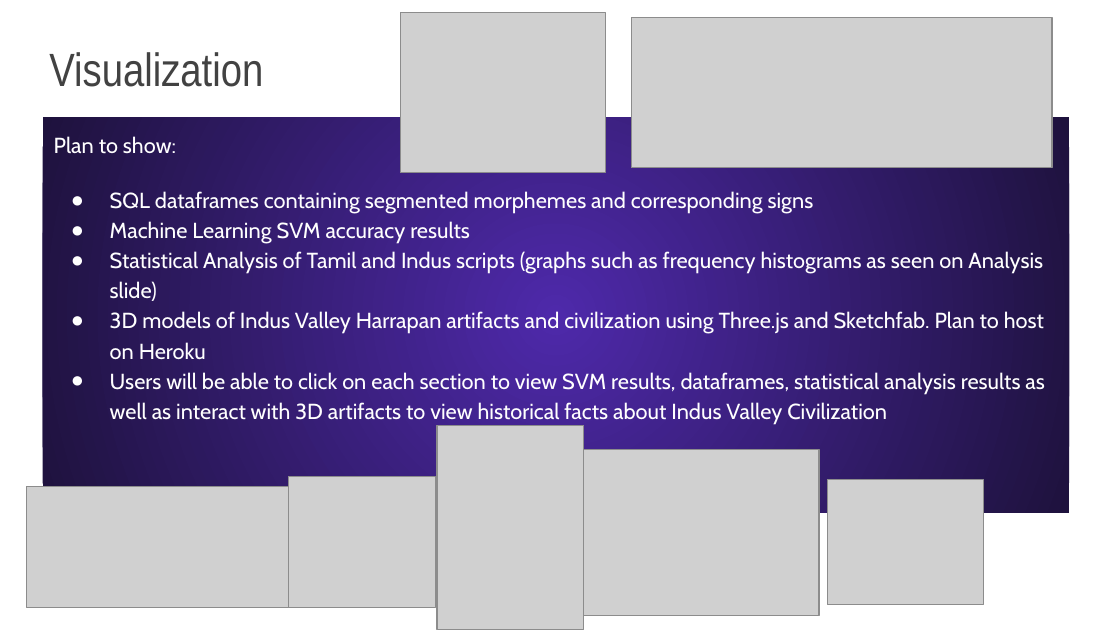
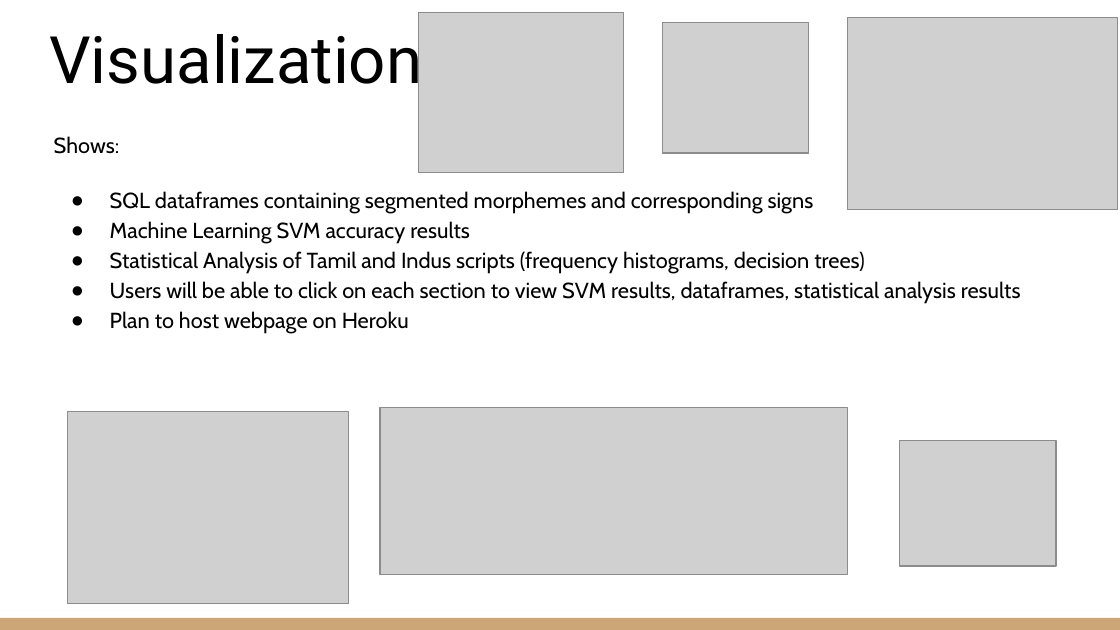
Before and after one commit to Kee2u/Deciphering_the_Indus_Valley_Script, a slide deck: slide 12 of Indus Valley Girls.pptx (slide 8 before the commit). Drawn at 1120x630 pixels with LibreOffice and Linux fonts; fonts in the diff are those of the drawing; grey boxes stand for pictures; background and template pictures are left out. Boxes give left, top, right and bottom in pixels: in the first picture for what was removed or moved away, otherwise in the second. Text is boxed around its words. In the diff, an @@ line names an element or a change of style, - is before the commit and + after.

```diff
--- a/Indus Valley Girls.pptx
+++ b/Indus Valley Girls.pptx
@@ title "Visualization" at bbox=[49, 23, 422, 99]: size 30 to 42 pt, font Arial Narrow to Roboto, text colour #424242 to #000000 @@
@@ picture: place and size @@
-picture at bbox=[400, 12, 605, 172]
+picture at bbox=[419, 12, 624, 172]
@@ picture: place and size @@
-picture at bbox=[289, 476, 436, 607]
+picture at bbox=[662, 22, 809, 153]
@@ picture added at bbox=[848, 18, 1118, 209] @@
@@ text "Shows:": place and size @@
-text "Shows:" at bbox=[43, 118, 1070, 513]
+text "Shows:" at bbox=[54, 136, 1021, 334]
@@ text "Shows:" at bbox=[54, 136, 1021, 334]: fill gradient #4E29AA to #1E123D to none @@
@@ text at bbox=[54, 136, 120, 154]: text changed; text colour #FFFFFF to #000000 @@
-Plan to show:
+Shows:
@@ line removed from (53, 156) to (128, 156) @@
@@ text at bbox=[110, 191, 814, 244]: text colour #FFFFFF to #000000 in "SQL dataframes containing segmented morphemes and correspond ...", "Machine Learning SVM accuracy results"; bullet colour #FFFFFF to #000000 @@
@@ text at bbox=[110, 251, 1021, 334]: text changed; text colour #FFFFFF to #000000 @@
-● Statistical Analysis of Tamil and Indus scripts (graphs such as frequency histograms as seen on Analysis slide)
-● 3D models of Indus Valley Harrapan artifacts and civilization using Three.js and Sketchfab. Plan to host on Heroku
-● Users will be able to click on each section to view SVM results, dataframes, statistical analysis results as well as interact with 3D artifacts to view historical facts about Indus Valley Civilization
+● Statistical Analysis of Tamil and Indus scripts (frequency histograms, decision trees)
+● Users will be able to click on each section to view SVM results, dataframes, statistical analysis results
+● Plan to host webpage on Heroku
@@ picture added at bbox=[67, 412, 348, 604] @@
@@ picture: place and size @@
-picture at bbox=[632, 18, 1053, 168]
+picture at bbox=[380, 408, 847, 575]
@@ picture removed at bbox=[437, 426, 584, 630] @@
@@ picture removed at bbox=[584, 449, 819, 616] @@
@@ picture: place and size @@
-picture at bbox=[828, 479, 984, 605]
+picture at bbox=[899, 441, 1056, 567]
@@ picture removed at bbox=[26, 487, 288, 608] @@
@@ rectangle added at bbox=[0, 618, 1120, 630], fill #CCA677 @@
```
Also in this commit, not shown: 4 other slides changed, 9 slides added, 3 slides removed, 1 other file.
